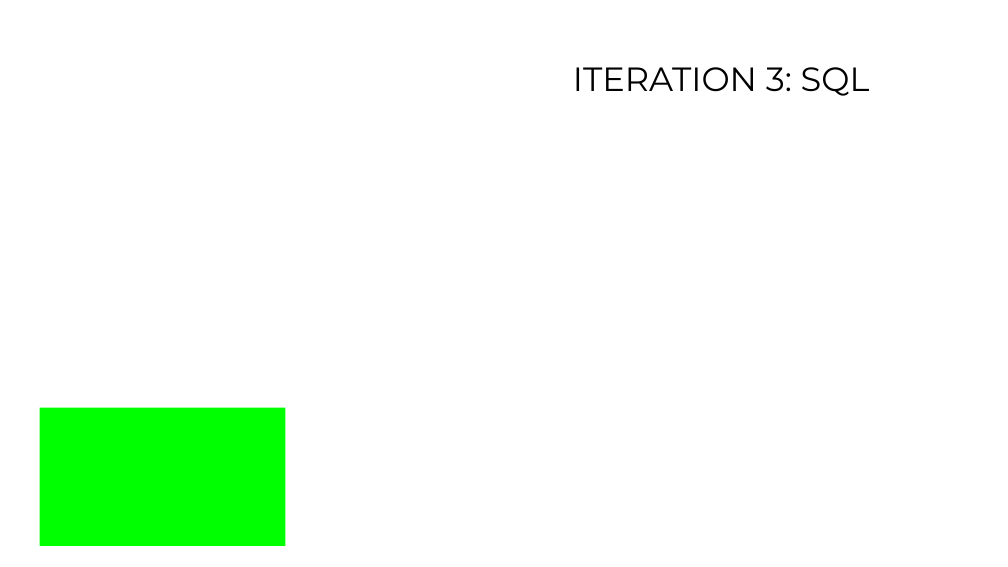
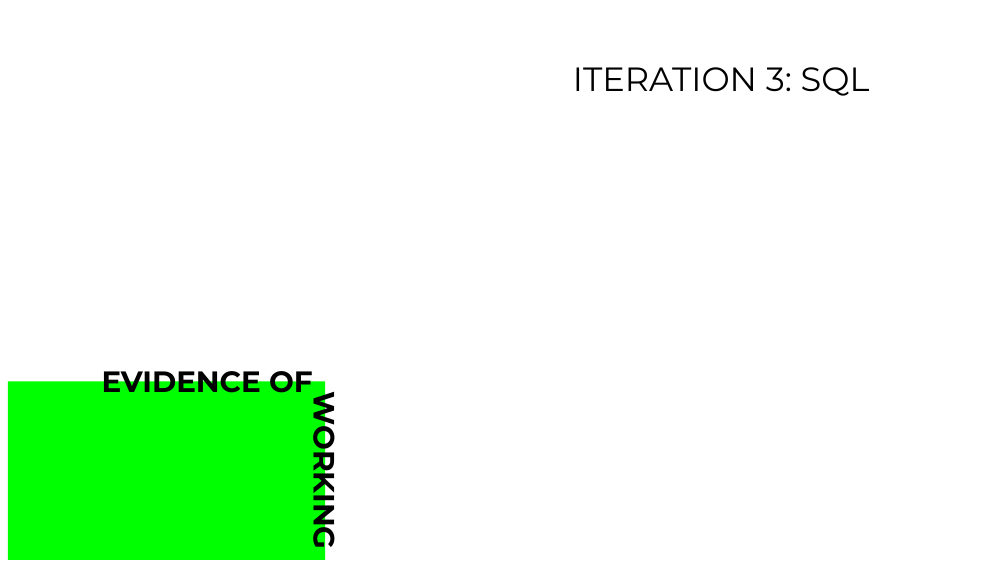
Before and after one commit to nozzyFTW/DailyChessPuzzle, a slide deck: slide 11 of Individual Digital solution.pptx. Drawn at 1008x567 pixels with LibreOffice and Linux fonts; fonts in the diff are those of the drawing; background and template pictures are left out. Boxes give left, top, right and bottom in pixels: in the first picture for what was removed or moved away, otherwise in the second. Text is boxed around its words. In the diff, an @@ line names an element or a change of style, - is before the commit and + after.

```diff
--- a/Individual Digital solution.pptx
+++ b/Individual Digital solution.pptx
@@ rectangle: place and size @@
-rectangle at box(39, 408, 285, 546)
+rectangle at box(8, 381, 325, 560)
@@ text added at box(102, 364, 313, 393), 28 pt, text #000000, bold @@
+EVIDENCE OF
@@ text added at box(306, 407, 347, 545), 28 pt, text #000000, bold @@
+WORKING
```
Also in this commit, not shown: 5 other slides changed, 1 slide added, 15 other files.
